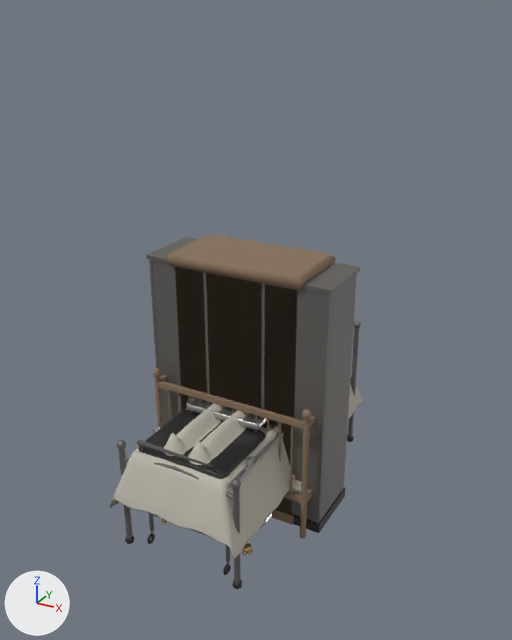
The glTF model assets/models/room_props.glb as it was, and as the next commit left it.
Before and after are seen from a 50 mm camera at (2.31, -4.13, 3.55) aimed at (-0.04, 0.16, 1.4). Arrows for +X, +Y and +Z are at lower left; the lights stay in place. The older version comes first.

In view in the first picture: 'bed_frame', 'cabinet', 'cart', 'crib', 'gurney_sheet', 'lockers_body', 'optable' and 2 more.
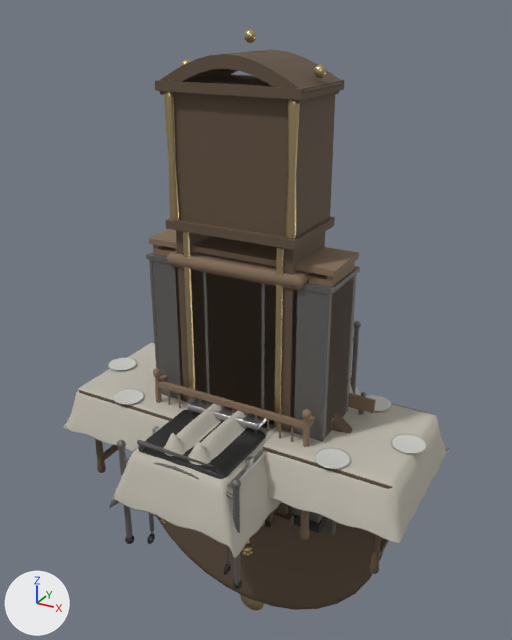
Commit message: feat(rooms): 房间道具第三批（一）家具换成 Blender 模型

What differs and where, as boxes [x1, y1, x2, y2] in the pictures (512 x 640 px):
'grandfather', added
    after: [155, 29, 344, 528]
    faces in mat_dark_wood (brown #61503f): [155, 49, 344, 528]
    faces in mat_brass (beige #c4ad81): [164, 29, 327, 431]
'long_table', added
    after: [63, 343, 449, 574]
    faces in mat_cloth (light grey #bfbaad): [63, 343, 449, 543]
    faces in mat_porcelain (light grey #cecec8): [108, 358, 426, 469]
    faces in mat_dark_wood (brown #61503f): [78, 390, 434, 574]
'clock_case', added (brown)
    after: [156, 412, 383, 610]
'shelf', added (mostly hidden)
    after: [149, 229, 359, 517]
'bench', added (mostly hidden)
    after: [331, 392, 376, 535]
    faces in mat_wood (brown #866f59): [348, 393, 376, 413]
'pendulum', added
    after: [240, 594, 264, 610]
'table', added (mostly hidden)
    after: [302, 511, 309, 540]
'crate', added (mostly hidden)
    after: [264, 510, 275, 528]

What the commit changed:
Material 'dark_wood' (mat_dark_wood) is new.
Its base color is (0.12, 0.08, 0.05) (brown #61503f).
Its roughness is 0.7.
Material 'wax' (mat_wax) is new.
Its base color is (0.62, 0.56, 0.45) (pale yellow #cec5b3).
Its roughness is 0.7.
Material 'flame' (mat_flame) is new.
Its base color is (1.0, 0.62, 0.28) (beige #ffce90).
Mesh me_clock_case is new.
It has 130 vertices, 256 faces and spans x -1.15..1.15, y -0.08..0.0, z -1.15..1.15.
It uses material mat_dark_wood (brown #61503f).
Mesh me_pendulum is new.
It has 74 vertices, 140 faces and spans x -0.12..0.12, y -0.02..0.02, z -1.32..0.0.
It uses material mat_brass (beige #c4ad81).
Mesh me_grandfather is new.
It has 406 vertices, 736 faces and spans x -0.52..0.52, y -0.32..0.32, z 0.0..3.43.
Faces by material slot: [12, 520, 204].
It uses material mat_black (dark grey #303030).
It uses material mat_brass (beige #c4ad81).
It uses material mat_dark_wood (brown #61503f).
Mesh me_crate is new.
It has 192 vertices, 348 faces and spans x -0.36..0.36, y -0.36..0.36, z -0.01..0.71.
Faces by material slot: [12, 144, 192].
It uses material mat_wood (brown #866f59).
It uses material mat_black (dark grey #303030).
It uses material mat_dark_wood (brown #61503f).
Mesh me_shelf is new.
It has 96 vertices, 156 faces and spans x -0.72..0.72, y -0.21..0.21, z 0.0..2.04.
Faces by material slot: [132, 24].
It uses material mat_wood (brown #866f59).
It uses material mat_dark_wood (brown #61503f).
Mesh me_bench is new.
It has 232 vertices, 400 faces and spans x -0.9..0.9, y -0.22..0.29, z 0.0..0.95.
Faces by material slot: [340, 60].
It uses material mat_frame (grey #7c7976).
It uses material mat_wood (brown #866f59).
Mesh me_long_table is new.
It has 4959 vertices, 9816 faces and spans x -1.4..1.4, y -0.6..0.6, z 0.0..1.3.
Faces by material slot: [7064, 1440, 372, 520, 180, 240].
It uses material mat_cloth (light grey #bfbaad).
It uses material mat_porcelain (light grey #cecec8).
It uses material mat_brass (beige #c4ad81).
It uses material mat_dark_wood (brown #61503f).
It uses material mat_wax (pale yellow #cec5b3).
It uses material mat_flame (beige #ffce90).
Mesh me_table is new.
It has 280 vertices, 536 faces and spans x -0.7..0.7, y -0.4..0.4, z 0.0..0.785.
It uses material mat_wood (brown #866f59).
Object 'clock_case' (ob_clock_case) is new; it shows me_clock_case.
Its location is (0.0, 0.0, 0.0).
Object 'pendulum' (ob_pendulum) is new; it shows me_pendulum.
Its location is (0.0, 0.0, 0.0).
Object 'grandfather' (ob_grandfather) is new; it shows me_grandfather.
Its location is (0.0, 0.0, 0.0).
Object 'crate' (ob_crate) is new; it shows me_crate.
Its location is (0.0, 0.0, 0.0).
Object 'shelf' (ob_shelf) is new; it shows me_shelf.
Its location is (0.0, 0.0, 0.0).
Object 'bench' (ob_bench) is new; it shows me_bench.
Its location is (0.0, 0.0, 0.0).
Object 'long_table' (ob_long_table) is new; it shows me_long_table.
Its location is (0.0, 0.0, 0.0).
Object 'table' (ob_table) is new; it shows me_table.
Its location is (0.0, 0.0, 0.0).
